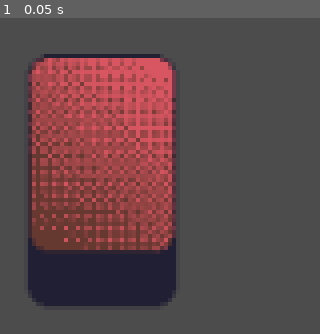
Above: before the commit, frame 1.
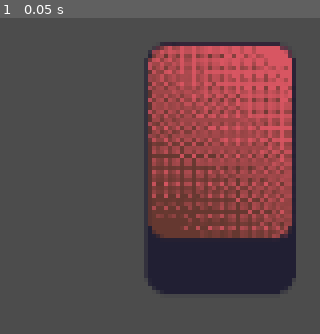
Above: after the commit, the same moment.

Repository: Kibibibit/windmills-arcade
Game: Godot game, scene res://scenes/Root.tscn
The game is run twice, just before and just after one commit, with the same random seed, the same clock (stepped at 60 frames per second) and the same inputs.
Inputs:
- Up to frame 1 (0.05 s): no input

The runs differ from the first frame. In frame 1, 64% of the frame differs, in the area x 8-93%, y 7-92%.

Commit message:
CardStack improvments

Diff:
--- a/scenes/games/Sawayama.tscn
+++ b/scenes/games/Sawayama.tscn
@@ -7,6 +7,6 @@
 script = ExtResource( 1 )
 
 [node name="Deck" parent="." instance=ExtResource( 2 )]
-position = Vector2( 147, 148 )
+position = Vector2( 118, 76 )
 card_offset_div = 3
 player_can_place = true
--- a/scripts/components/card/CardStack.gd
+++ b/scripts/components/card/CardStack.gd
@@ -18,6 +18,8 @@
 enum CardFaceUpRule {ONCE_EMPTY,FACE_UP,FACE_DOWN}
 export (CardFaceUpRule) var cards_face_up
 
+export var slot_visible: bool = true
+
 var emptied: bool = false
 
 
@@ -25,7 +27,6 @@
 
 func add_card(card: Card):
 	var stack_size: float = cards.size() as float
-	card.position = self.position
 	card.position.x += floor(stack_size/card_offset_div)*card_x_offset
 	card.position.y += floor(stack_size/card_offset_div)*card_y_offset
 	card._face_up = card_face_up()
@@ -52,8 +53,6 @@
 	pass
 
 func _ready():
-	self.position.x = 40
-	self.position.y = 40
 
-func _process(_delta):
-	$Sprite.position = self.position
+	if !slot_visible:
+		$Sprite.free()
